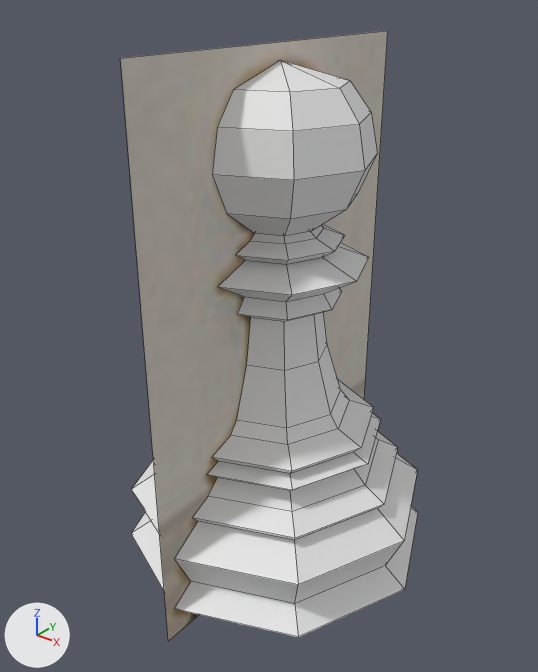
One commit to the Blender file Chess Set/Models/Pawn.blend: the scene before it, then after it.
Before and after are seen from a 50 mm camera at (0.0352, -0.0453, 0.0509) aimed at (-0.0006, -0.0006, 0.0231). Lighting does not change. The marker at lower left points along +X, +Y and +Z. Mesh edges are drawn as thin lines.

The first picture shows 'Colombian Pawn', 'Pawn'.
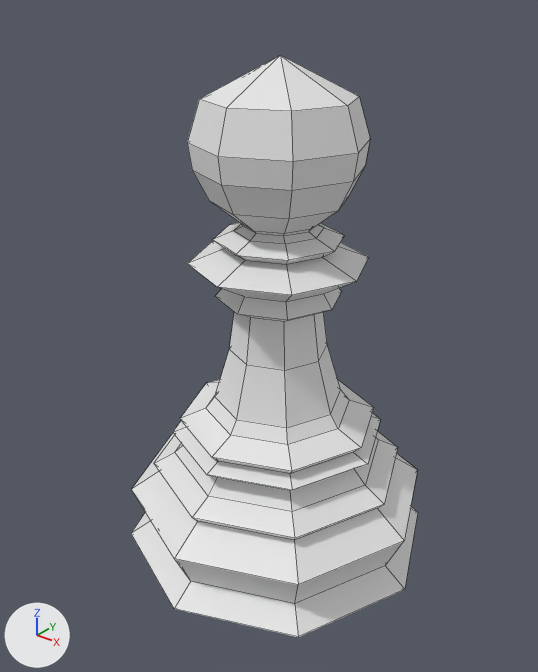
Commit message: Finish Pawn with Bridging Edge Loops

Location of each change, [x1, y1, x2, y2] in pixels of the pictures (538 x 672 px; the box of a moved part takes in the faces that stretch with it):
'Pawn', reshaped: before [131, 60, 418, 637]; after [131, 55, 418, 637]
'Colombian Pawn', hidden: before [121, 30, 388, 641]
part 1 of me_cylinder_001, moved or reshaped: before [218, 60, 371, 244]; after [187, 55, 370, 244]

What the commit changed:
me_cylinder_001 is used by ob_pawn; location (0.0, 0.0, 0.0).
me_cylinder_001 had 218 vertices, 218 faces and spanned x -0.014..0.014, y -0.014..0.014, z 0.0..0.0453.
me_cylinder_001 now has 217 vertices, 217 faces and spans x -0.014..0.014, y -0.014..0.014, z 0.0..0.0456.
Part 1, on me_cylinder_001:
13 vertices are removed from x -0.0062..0.0022, y -0.0022..0.0076, z 0.0322..0.0438.
30 faces are deleted.
8 vertices in x -0.0029..0.0029, y -0.0029..0.0029, z 0.0331 move by (0.0, 0.0, -0.0002).
5 vertices in x -0.0049..0.007, y -0.007..0.0049, z 0.0415 move by (0.0, 0.0, -0.002).
3 vertices in x 0.0..0.0031, y -0.0031..0.0, z 0.033 move by (0.0, 0.0, 0.0002).
21 vertices move from x -0.0076..0.0076, y -0.0076..0.0054, z 0.0353..0.0453 to x -0.0067..0.0067, y -0.0067..0.0049, z 0.035..0.0456.
12 vertices are added at x -0.007..0.0022, y -0.0022..0.007, z 0.0332..0.0426.
29 new faces join them.
Object 'Colombian Pawn' (ob_colombian_pawn) is now hidden.
